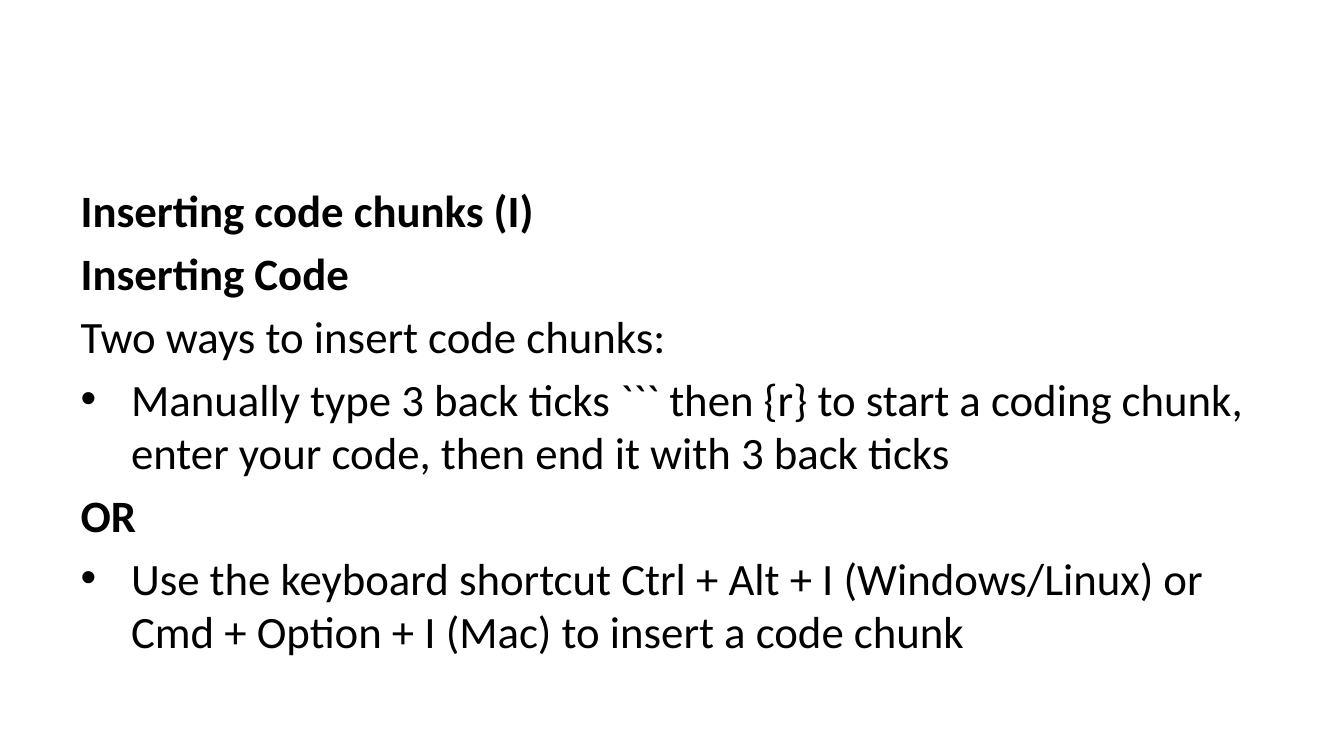
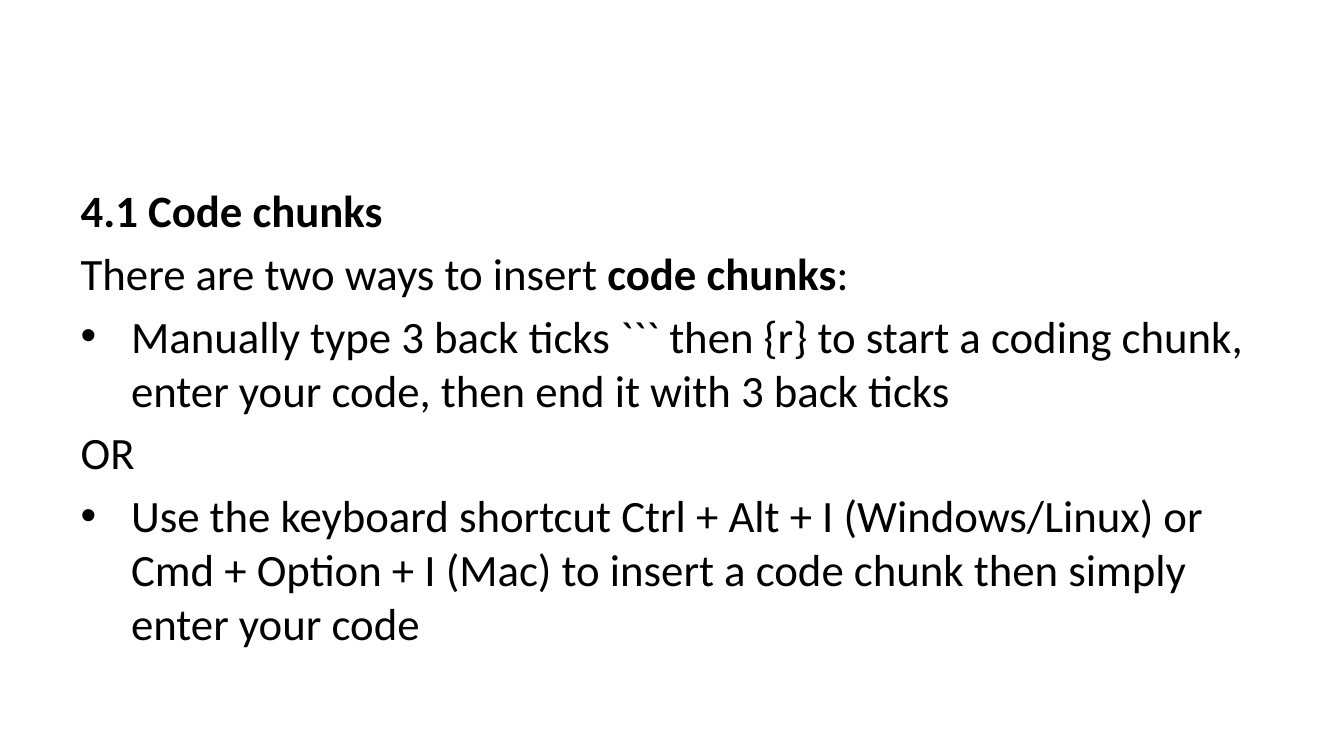
Before and after one commit to lmu-osc/train-the-trainer-student-track-OS, a slide deck: slide 28 of _site/materials/OS-M3/OS-M3-S6-Quarto/OS-M3-S6-Quarto-slides.pptx (slide 27 before the commit). Drawn at 1344x756 pixels with LibreOffice and Linux fonts; fonts in the diff are those of the drawing. Boxes give left, top, right and bottom in pixels: in the first picture for what was removed or moved away, otherwise in the second. Text is boxed around its words. In the diff, an @@ line names an element or a change of style, - is before the commit and + after.

```diff
--- a/_site/materials/OS-M3/OS-M3-S6-Quarto/OS-M3-S6-Quarto-slides.pptx
+++ b/_site/materials/OS-M3/OS-M3-S6-Quarto/OS-M3-S6-Quarto-slides.pptx
@@ text at box(81, 195, 849, 298): text changed; bold off @@
-Inserting code chunks (I)
-Inserting Code
-Two ways to insert code chunks:
+4.1 Code chunks
+There are two ways to insert code chunks:
@@ text at box(81, 440, 135, 470): bold off in "OR" @@
@@ text at box(131, 499, 1202, 648): text changed @@
-• Use the keyboard shortcut Ctrl + Alt + I (Windows/Linux) or Cmd + Option + I (Mac) to insert a code chunk
+• Use the keyboard shortcut Ctrl + Alt + I (Windows/Linux) or Cmd + Option + I (Mac) to insert a code chunk then simply enter your code
```
Also in this commit, not shown: 72 other slides changed, 7 slides added, 4 slides removed, 39 other files.
